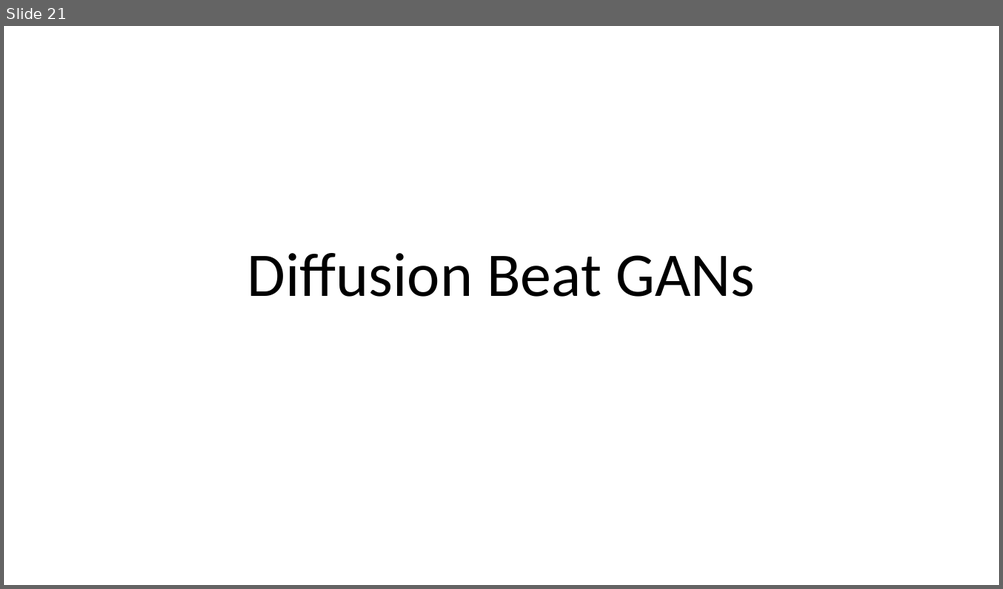
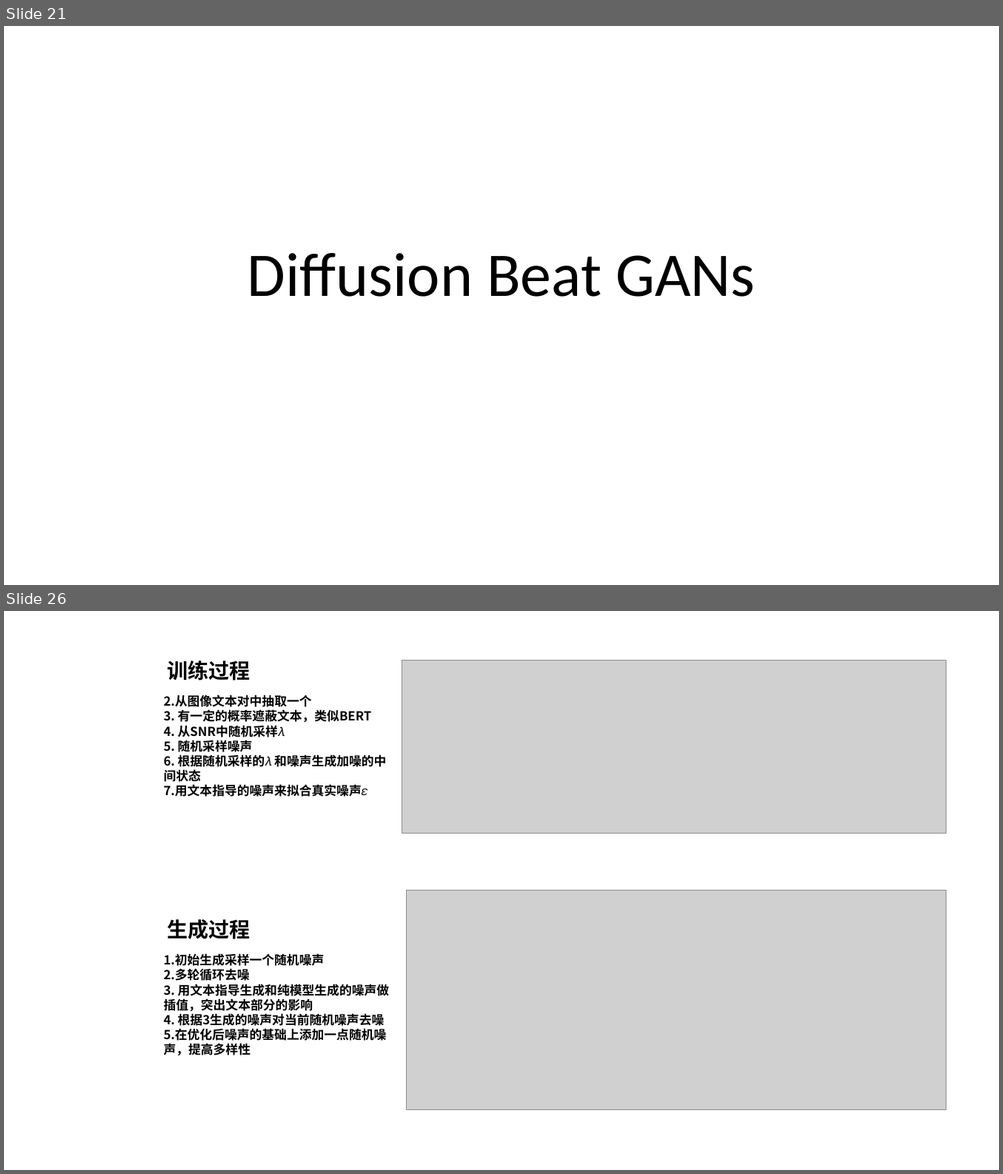
Before and after one commit to Elephant-King9/Paper, a slide deck: Base_Model/GAN+VAE+Diffusion/论文作图.pptx. Shown one above the other, each under a label of ours: slide 21 before the commit, slides 21 and 26 after it; the slides between them are not shown. The pictures are 1003x589 and 1003x1174 pixels, drawn with LibreOffice and Linux fonts; fonts in the diff are those of the drawing; grey boxes stand for pictures. Boxes give left, top, right and bottom in pixels: in the first picture for what was removed or moved away, otherwise in the second. Text is boxed around its words. In the diff, an @@ line names an element or a change of style, - is before the commit and + after.

```diff
--- a/Base_Model/GAN+VAE+Diffusion/论文作图.pptx
+++ b/Base_Model/GAN+VAE+Diffusion/论文作图.pptx
@@ slide 26 added at box(4, 611, 999, 1170), background #FFFFFF @@
@@ text added at box(167, 661, 250, 681), 20 pt, text #000000, bold @@
+训练过程
@@ picture added at box(402, 661, 946, 832) @@
@@ text added at box(164, 695, 386, 797), 12 pt, text #000000, bold @@
+2.从图像文本对中抽取一个
+3. 有一定的概率遮蔽文本，类似BERT
+4. 从SNR中随机采样𝜆
+5. 随机采样噪声
+6. 根据随机采样的𝜆 和噪声生成加噪的中间状态
+7.用文本指导的噪声来拟合真实噪声𝜀
@@ picture added at box(406, 891, 945, 1111) @@
@@ text added at box(167, 920, 250, 940), 20 pt, text #000000, bold @@
+生成过程
@@ text added at box(164, 954, 390, 1056), 12 pt, text #000000, bold @@
+1.初始生成采样一个随机噪声
+2.多轮循环去噪
+3. 用文本指导生成和纯模型生成的噪声做插值，突出文本部分的影响
+4. 根据3生成的噪声对当前随机噪声去噪
+5.在优化后噪声的基础上添加一点随机噪声，提高多样性
```
Also in this commit, not shown: 2 slides changed, 5 other slides added, 6 other files.
